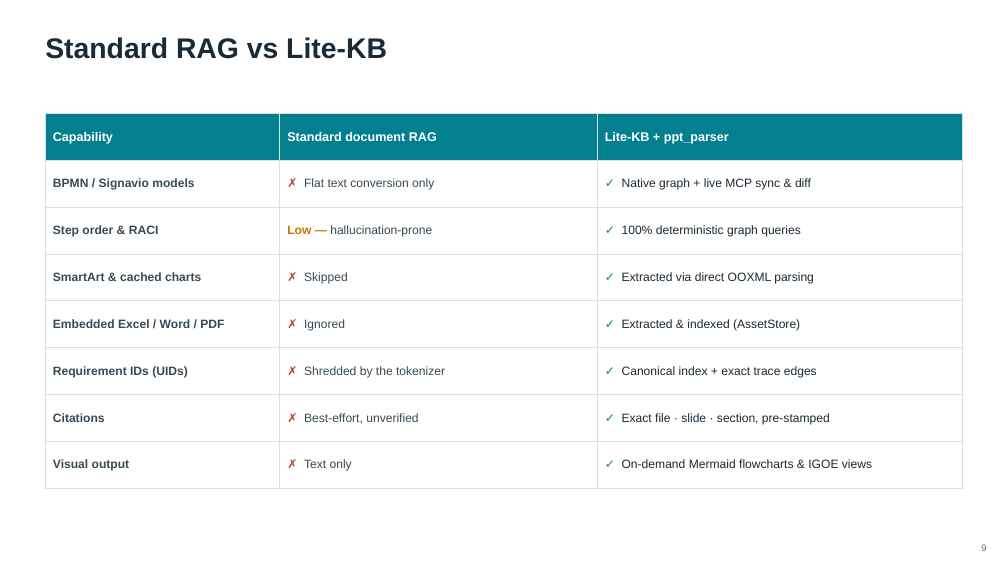
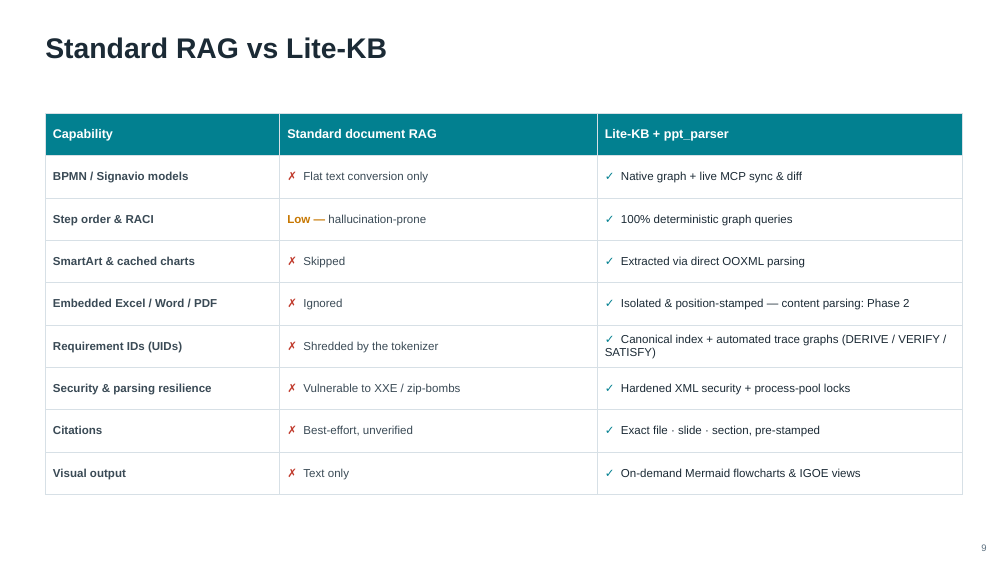
Before and after one commit to Engineer-Aly/msg_queue, a slide deck: slide 9 of Lite-KB_Graph_RAG_Plugin (1).pptx. Drawn at 1008x567 pixels with LibreOffice and Linux fonts; fonts in the diff are those of the drawing. Boxes give left, top, right and bottom in pixels: in the first picture for what was removed or moved away, otherwise in the second. Text is boxed around its words. In the diff, an @@ line names an element or a change of style, - is before the commit and + after.

```diff
--- a/Lite-KB_Graph_RAG_Plugin (1).pptx
+++ b/Lite-KB_Graph_RAG_Plugin (1).pptx
@@ table at [45, 113, 963, 484] @@
-row 5: Embedded Excel / Word / PDF | ✗ Ignored | ✓ Extracted & indexed (AssetStore)
-row 6: Requirement IDs (UIDs) | ✗ Shredded by the tokenizer | ✓ Canonical index + exact trace edges
+row 5: Embedded Excel / Word / PDF | ✗ Ignored | ✓ Isolated & position-stamped — content parsing: Phase 2
+row 6: Requirement IDs (UIDs) | ✗ Shredded by the tokenizer | ✓ Canonical index + automated trace graphs (DERIVE / VERIFY / SATISFY)
+row 7: Security & parsing resilience | ✗ Vulnerable to XXE / zip-bombs | ✓ Hardened XML security + process-pool locks
```
Also in this commit, not shown: 6 other slides changed, 1 slide added.
